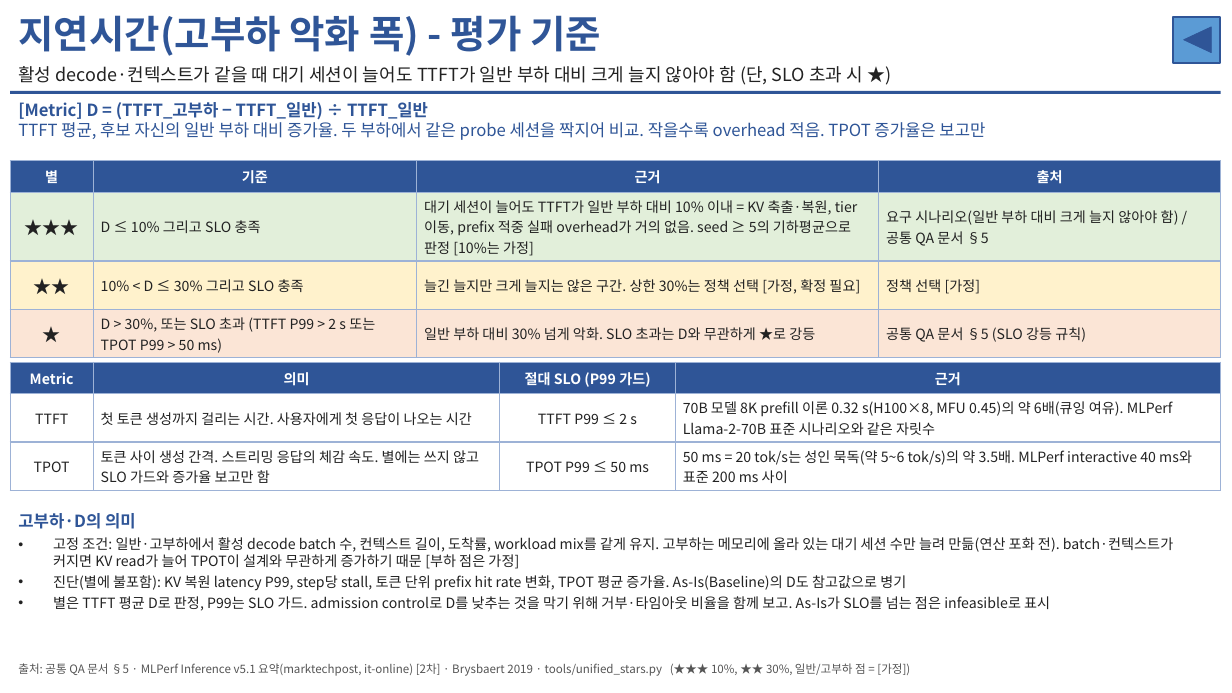
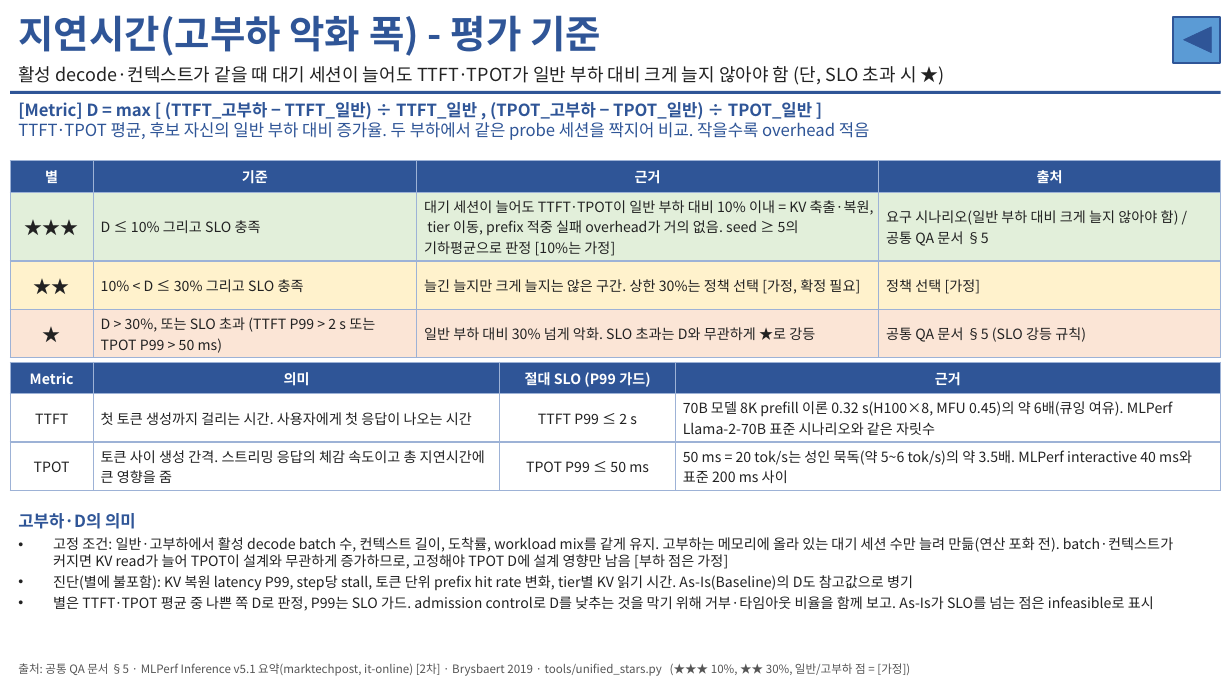
Before and after one commit to mkim0628/vllm, a slide deck: slide 1 of doc-mk/Evaluation/qa2-latency-overhead-criteria.pptx. Drawn at 1232x693 pixels with LibreOffice and Linux fonts; fonts in the diff are those of the drawing. Boxes give left, top, right and bottom in pixels: in the first picture for what was removed or moved away, otherwise in the second. Text is boxed around its words. In the diff, an @@ line names an element or a change of style, - is before the commit and + after.

```diff
--- a/doc-mk/Evaluation/qa2-latency-overhead-criteria.pptx
+++ b/doc-mk/Evaluation/qa2-latency-overhead-criteria.pptx
@@ text at [18,66,917,85]: text changed @@
-활성 decode·컨텍스트가 같을 때 대기 세션이 늘어도 TTFT가 일반 부하 대비 크게 늘지 않아야 함 (단, SLO 초과 시 ★)
+활성 decode·컨텍스트가 같을 때 대기 세션이 늘어도 TTFT·TPOT가 일반 부하 대비 크게 늘지 않아야 함 (단, SLO 초과 시 ★)
@@ text at [18,102,870,140]: text changed; bold on @@
-[Metric] D = (TTFT_고부하 − TTFT_일반) ÷ TTFT_일반
-TTFT 평균, 후보 자신의 일반 부하 대비 증가율. 두 부하에서 같은 probe 세션을 짝지어 비교. 작을수록 overhead 적음. TPOT 증가율은 보고만
+[Metric] D = max [ (TTFT_고부하 − TTFT_일반) ÷ TTFT_일반 , (TPOT_고부하 − TPOT_일반) ÷ TPOT_일반 ]
+TTFT·TPOT 평균, 후보 자신의 일반 부하 대비 증가율. 두 부하에서 같은 probe 세션을 짝지어 비교. 작을수록 overhead 적음
@@ table at [10,161,1221,357] @@
-row 2, column 3: 대기 세션이 늘어도 TTFT가 일반 부하 대비 10% 이내 = KV 축출·복원, tier 이동, prefix 적중 실패 overhead가 거의 없음. seed ≥ 5의 기하평균으로 판정 [10%는 가정]
+row 2, column 3: 대기 세션이 늘어도 TTFT·TPOT이 일반 부하 대비 10% 이내 = KV 축출·복원, tier 이동, prefix 적중 실패 overhead가 거의 없음. seed ≥ 5의 기하평균으로 판정 [10%는 가정]
@@ table at [10,362,1221,487] @@
-row 3, column 2: 토큰 사이 생성 간격. 스트리밍 응답의 체감 속도. 별에는 쓰지 않고 SLO 가드와 증가율 보고만 함
+row 3, column 2: 토큰 사이 생성 간격. 스트리밍 응답의 체감 속도이고 총 지연시간에 큰 영향을 줌
@@ text at [53,537,1173,611]: text changed @@
-• 고정 조건: 일반·고부하에서 활성 decode batch 수, 컨텍스트 길이, 도착률, workload mix를 같게 유지. 고부하는 메모리에 올라 있는 대기 세션 수만 늘려 만듦(연산 포화 전). batch·컨텍스트가 커지면 KV read가 늘어 TPOT이 설계와 무관하게 증가하기 때문 [부하 점은 가정]
-• 진단(별에 불포함): KV 복원 latency P99, step당 stall, 토큰 단위 prefix hit rate 변화, TPOT 평균 증가율. As-Is(Baseline)의 D도 참고값으로 병기
-• 별은 TTFT 평균 D로 판정, P99는 SLO 가드. admission control로 D를 낮추는 것을 막기 위해 거부·타임아웃 비율을 함께 보고. As-Is가 SLO를 넘는 점은 infeasible로 표시
+• 고정 조건: 일반·고부하에서 활성 decode batch 수, 컨텍스트 길이, 도착률, workload mix를 같게 유지. 고부하는 메모리에 올라 있는 대기 세션 수만 늘려 만듦(연산 포화 전). batch·컨텍스트가 커지면 KV read가 늘어 TPOT이 설계와 무관하게 증가하므로, 고정해야 TPOT D에 설계 영향만 남음 [부하 점은 가정]
+• 진단(별에 불포함): KV 복원 latency P99, step당 stall, 토큰 단위 prefix hit rate 변화, tier별 KV 읽기 시간. As-Is(Baseline)의 D도 참고값으로 병기
+• 별은 TTFT·TPOT 평균 중 나쁜 쪽 D로 판정, P99는 SLO 가드. admission control로 D를 낮추는 것을 막기 위해 거부·타임아웃 비율을 함께 보고. As-Is가 SLO를 넘는 점은 infeasible로 표시
```
